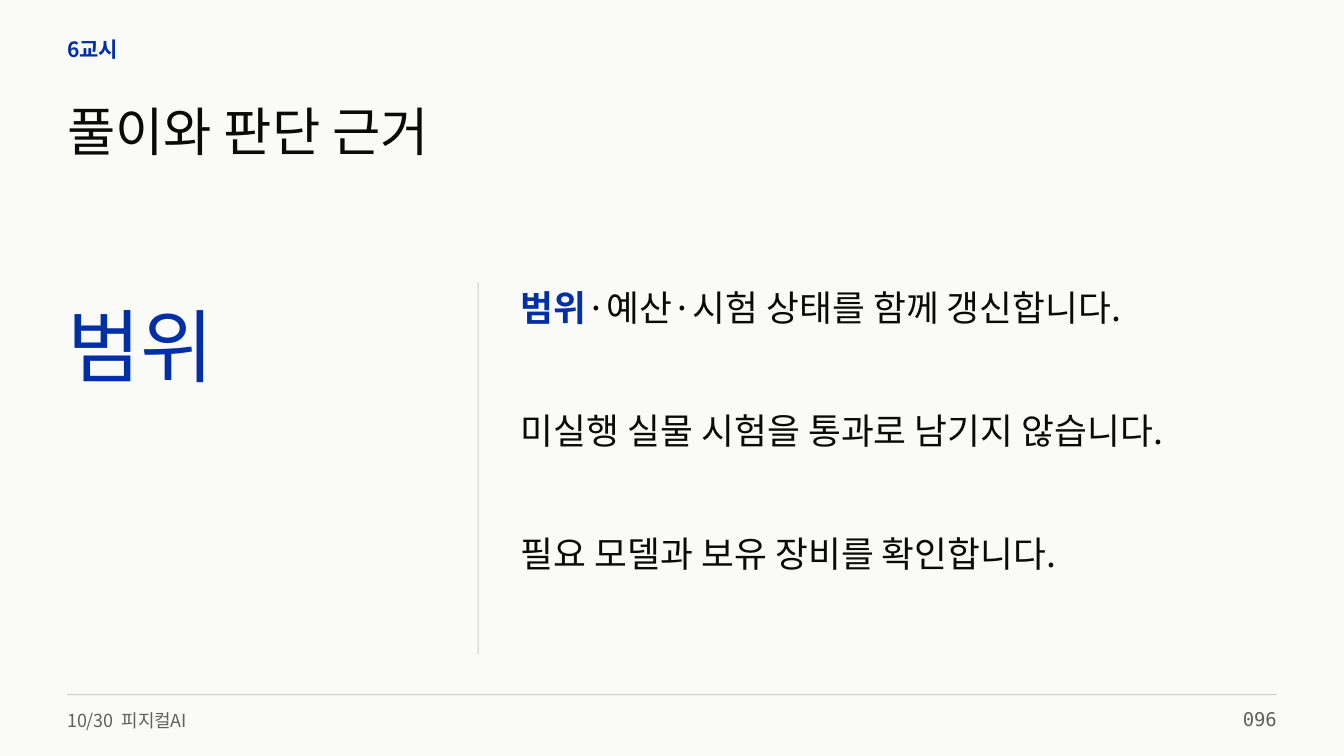
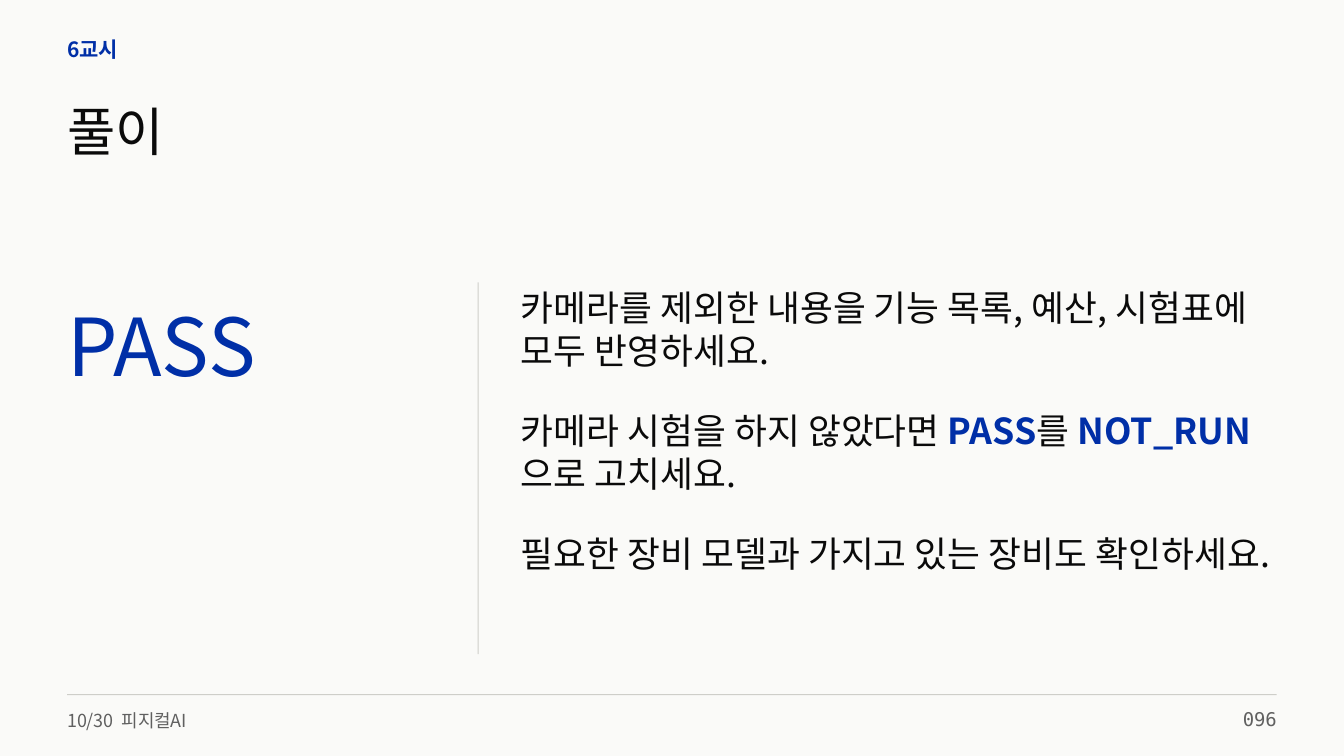
Before and after one commit to zeusk302-png/kdigital-physical-ai, a slide deck: slide 96 of downloads/2026-10-30/readable-slides.pptx. Drawn at 1344x756 pixels with LibreOffice and Linux fonts; fonts in the diff are those of the drawing. Boxes give left, top, right and bottom in pixels: in the first picture for what was removed or moved away, otherwise in the second. Text is boxed around its words. In the diff, an @@ line names an element or a change of style, - is before the commit and + after.

Commit message:
Refine beginner course wording across web and ten teaching decks

```diff
--- a/downloads/2026-10-30/readable-slides.pptx
+++ b/downloads/2026-10-30/readable-slides.pptx
@@ text at bbox=[67, 107, 164, 155]: text changed @@
-풀이와 판단 근거
+풀이
@@ text at bbox=[521, 291, 1248, 367]: text changed @@
-범위·예산·시험 상태를 함께 갱신합니다.
+카메라를 제외한 내용을 기능 목록, 예산, 시험표에 모두 반영하세요.
@@ text at bbox=[67, 316, 256, 377]: text changed @@
-범위
+PASS
@@ text at bbox=[521, 414, 1252, 490]: text changed @@
-미실행 실물 시험을 통과로 남기지 않습니다.
+카메라 시험을 하지 않았다면 PASS를 NOT_RUN으로 고치세요.
@@ text at bbox=[521, 537, 1270, 570]: text changed @@
-필요 모델과 보유 장비를 확인합니다.
+필요한 장비 모델과 가지고 있는 장비도 확인하세요.
```
Also in this commit, not shown: 64 other slides changed, 50 other files.
